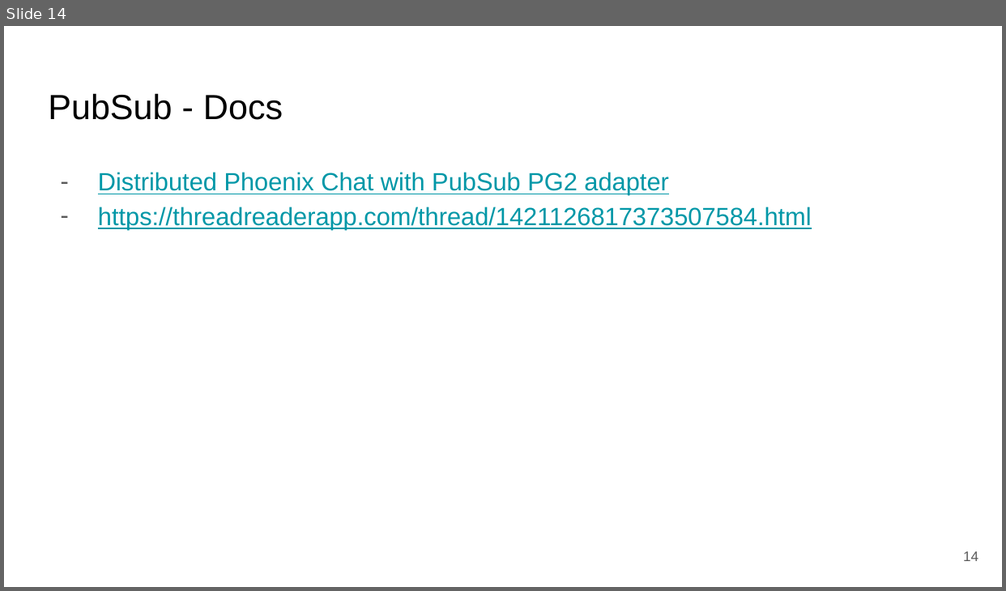
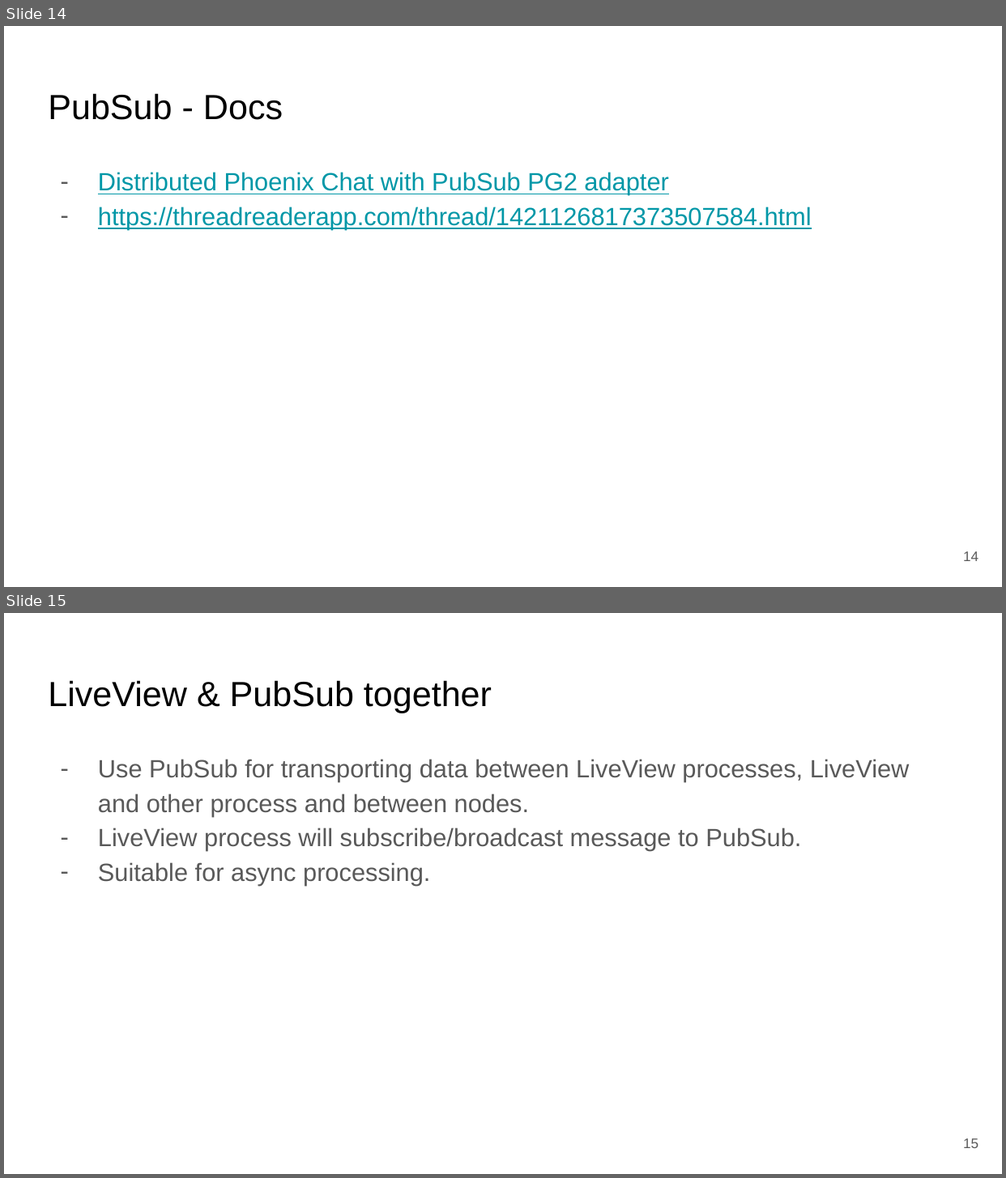
Before and after one commit to ohhi-vn/live_pub_demo, a slide deck: slide/Phoenix LiveView & Pubsub for Realtime & Scalable web app.pptx. Shown one above the other, each under a label of ours: slide 14 before the commit, slides 14 and 15 after it. The pictures are 1006x591 and 1006x1178 pixels, drawn with LibreOffice and Linux fonts; fonts in the diff are those of the drawing. Boxes give left, top, right and bottom in pixels: in the first picture for what was removed or moved away, otherwise in the second. Text is boxed around its words. In the diff, an @@ line names an element or a change of style, - is before the commit and + after.

```diff
--- a/slide/Phoenix LiveView & Pubsub for Realtime & Scalable web app.pptx
+++ b/slide/Phoenix LiveView & Pubsub for Realtime & Scalable web app.pptx
@@ slide 15 added at (4,613,1002,1174), background #FFFFFF @@
@@ title added at (48,680,492,713), 25.2 pt, text #000000 @@
+LiveView & PubSub together
@@ text added at (98,759,910,885), 18 pt, text #595959 @@
+– Use PubSub for transporting data between LiveView processes, LiveView and other process and between nodes.
+– LiveView process will subscribe/broadcast message to PubSub.
+– Suitable for async processing.
@@ page number added at (963,1139,978,1148), 10 pt, text #595959 @@
+15
```
Also in this commit, not shown: 11 slides changed.
